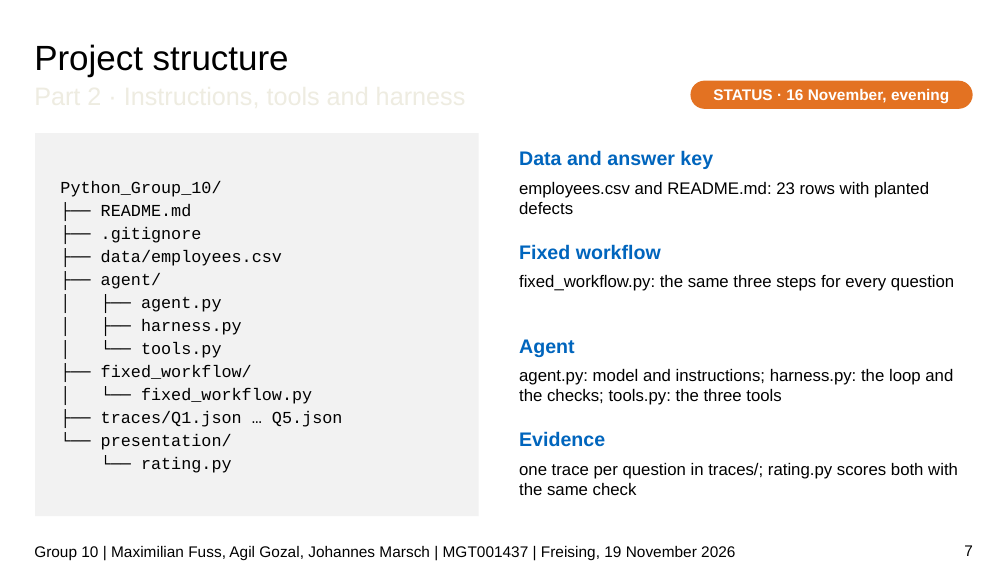
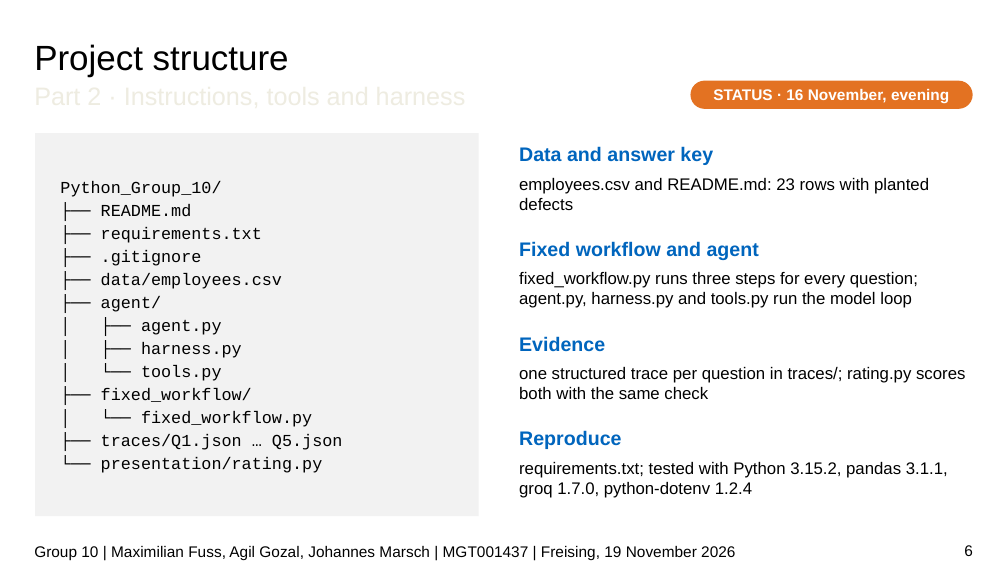
Before and after one commit to JPMarsch/Python_Group_10, a slide deck: slide 6 of presentation/G10_presentation_draft.pptx (slide 7 before the commit). Drawn at 1008x567 pixels with LibreOffice and Linux fonts; fonts in the diff are those of the drawing; background and template pictures are left out. Boxes give left, top, right and bottom in pixels: in the first picture for what was removed or moved away, otherwise in the second. Text is boxed around its words. In the diff, an @@ line names an element or a change of style, - is before the commit and + after.

```diff
--- a/presentation/G10_presentation_draft.pptx
+++ b/presentation/G10_presentation_draft.pptx
@@ text "Data and answer key": place and size @@
-text "Data and answer key" at [519, 150, 713, 169]
+text "Data and answer key" at [519, 146, 713, 165]
@@ text "employees.csv and README.md: 23 rows ...": place and size @@
-text "employees.csv and README.md: 23 rows ..." at [519, 182, 929, 214]
+text "employees.csv and README.md: 23 rows ..." at [519, 178, 929, 210]
@@ text in rectangle at [101, 227, 262, 243]: paragraph added @@
+├── requirements.txt
@@ text at [519, 241, 759, 260]: text changed @@
-Fixed workflow
+Fixed workflow and agent
@@ text at [519, 272, 918, 308]: text changed @@
-fixed_workflow.py: the same three steps for every question
+fixed_workflow.py runs three steps for every question; agent.py, harness.py and tools.py run the model loop
@@ text at [519, 336, 605, 352]: text changed @@
-Agent
+Evidence
@@ text at [519, 367, 965, 399]: text changed @@
-agent.py: model and instructions; harness.py: the loop and the checks; tools.py: the three tools
+one structured trace per question in traces/; rating.py scores both with the same check
@@ text at [519, 430, 621, 449]: text changed @@
-Evidence
+Reproduce
@@ text in rectangle at [101, 457, 323, 473]: text changed @@
-└── presentation/
-└── rating.py
+└── presentation/rating.py
@@ text at [519, 462, 948, 498]: text changed @@
-one trace per question in traces/; rating.py scores both with the same check
+requirements.txt; tested with Python 3.15.2, pandas 3.1.1, groq 1.7.0, python-dotenv 1.2.4
@@ page number at [964, 545, 973, 556]: text changed @@
-7
+6
```
Also in this commit, not shown: 10 other slides changed, 1 slide removed.
